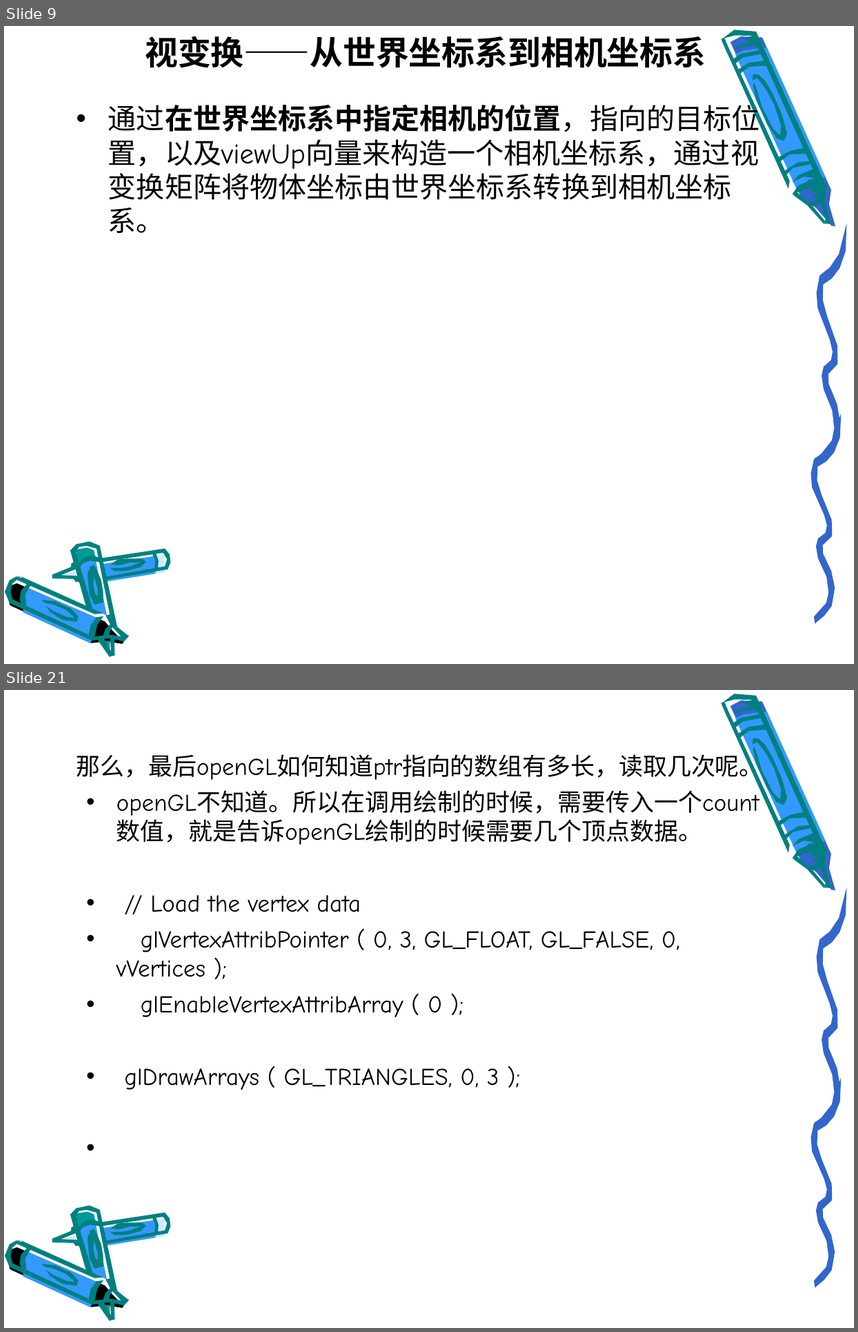
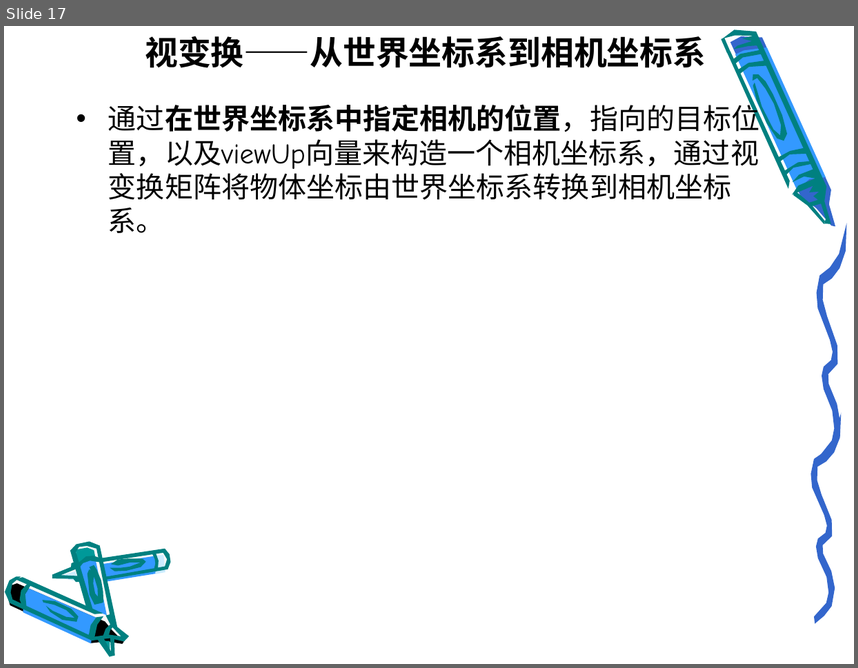
Before and after one commit to gudianxiaoshuo/openglES, a slide deck: PPT/模型转换.ppt. Shown one above the other, each under a label of ours: slides 9 and 21 before the commit, slide 17 after it; the slides between them are not shown. The pictures are 858x1332 and 858x668 pixels, drawn with LibreOffice and Linux fonts; fonts in the diff are those of the drawing; background and template pictures are left out. Boxes give left, top, right and bottom in pixels: in the first picture for what was removed or moved away, otherwise in the second. Text is boxed around its words. In the diff, an @@ line names an element or a change of style, - is before the commit and + after.

```diff
--- a/PPT/模型转换.ppt
+++ b/PPT/模型转换.ppt
@@ slide 21 removed at [4, 690, 854, 1328], background picture (left out); not listed: 37 template elements that a slide beside it also shows @@
@@ text removed at [76, 751, 764, 1090] @@
-那么，最后openGL如何知道ptr指向的数组有多长，读取几次呢。
-• openGL不知道。所以在调用绘制的时候，需要传入一个count数值，就是告诉openGL绘制的时候需要几个顶点数据。
-• // Load the vertex data
-• glVertexAttribPointer ( 0, 3, GL_FLOAT, GL_FALSE, 0, vVertices );
-• glEnableVertexAttribArray ( 0 );
-• glDrawArrays ( GL_TRIANGLES, 0, 3 );
@@ what was slide 9 is now slide 17 @@
```
Also in this commit, not shown: 11 slides changed, 15 slides added, 69 other slides removed.
